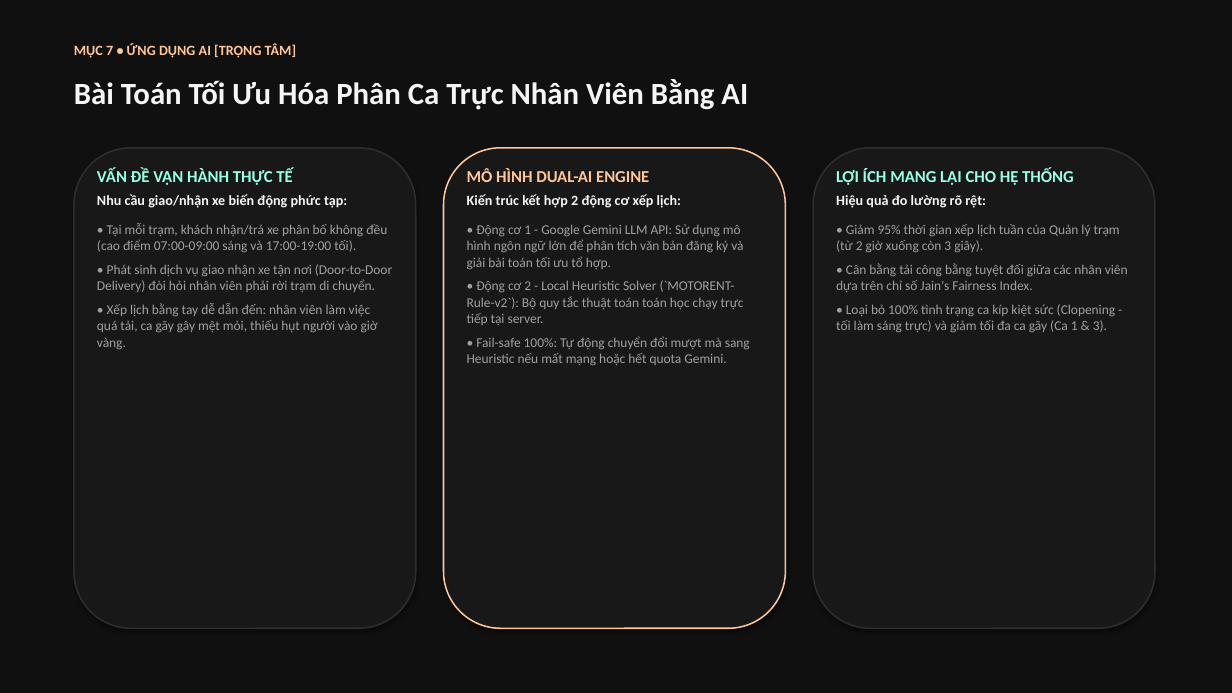
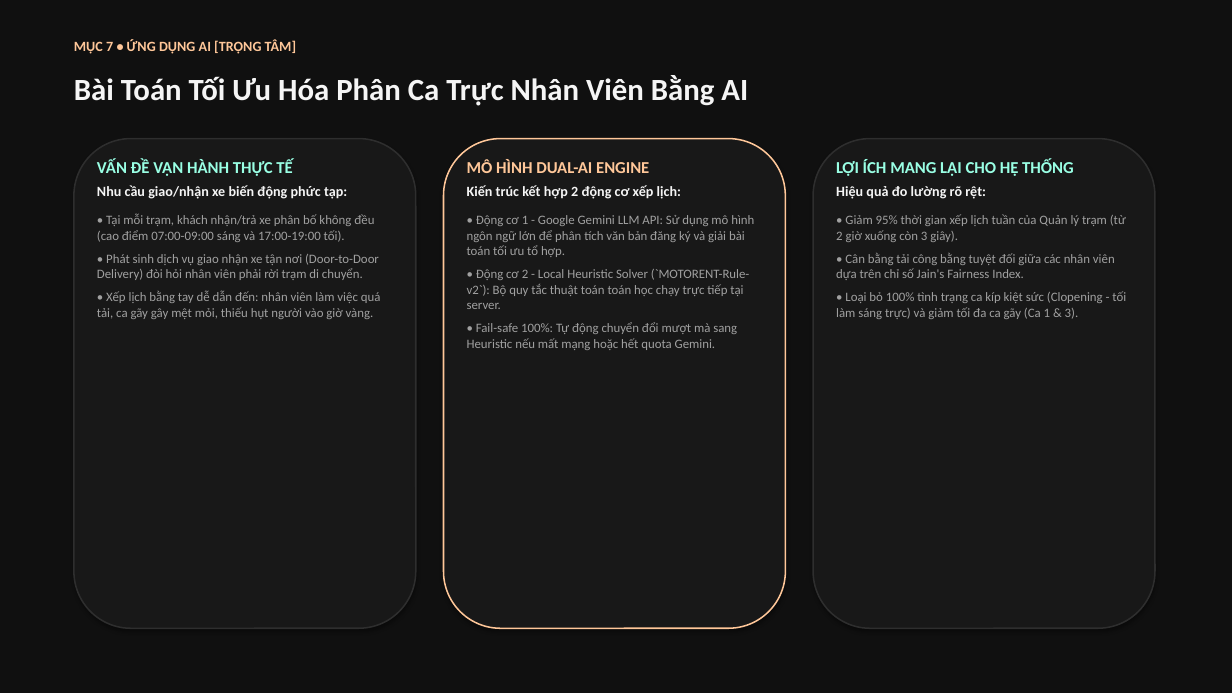
Before and after one commit to Hoang-124/Motorent, a slide deck: slide 10 of docs/MOTORENT_SWP391_Slide_Trinh_Bay.pptx. Drawn at 1232x693 pixels with LibreOffice and Linux fonts; fonts in the diff are those of the drawing. Boxes give left, top, right and bottom in pixels: in the first picture for what was removed or moved away, otherwise in the second. Text is boxed around its words. In the diff, an @@ line names an element or a change of style, - is before the commit and + after.

```diff
--- a/docs/MOTORENT_SWP391_Slide_Trinh_Bay.pptx
+++ b/docs/MOTORENT_SWP391_Slide_Trinh_Bay.pptx
@@ text "MỤC 7 • ỨNG DỤNG ...": place and size @@
-text "MỤC 7 • ỨNG DỤNG ..." at bbox=[74, 43, 296, 58]
+text "MỤC 7 • ỨNG DỤNG ..." at bbox=[74, 39, 296, 54]
@@ text "Bài Toán Tối Ưu Hóa ...": place and size @@
-text "Bài Toán Tối Ưu Hóa ..." at bbox=[74, 79, 748, 110]
+text "Bài Toán Tối Ưu Hóa ..." at bbox=[74, 75, 748, 106]
@@ rounded rectangle: place and size @@
-rounded rectangle at bbox=[74, 148, 416, 628]
+rounded rectangle at bbox=[74, 139, 416, 628]
@@ rounded rectangle: place and size @@
-rounded rectangle at bbox=[444, 148, 786, 628]
+rounded rectangle at bbox=[444, 139, 786, 628]
@@ rounded rectangle: place and size @@
-rounded rectangle at bbox=[813, 148, 1155, 628]
+rounded rectangle at bbox=[813, 139, 1155, 628]
@@ text "VẤN ĐỀ VẬN HÀNH THỰC ...": place and size @@
-text "VẤN ĐỀ VẬN HÀNH THỰC ..." at bbox=[97, 169, 392, 349]
+text "VẤN ĐỀ VẬN HÀNH THỰC ..." at bbox=[97, 160, 381, 319]
@@ text "MÔ HÌNH DUAL-AI ENGINE": place and size @@
-text "MÔ HÌNH DUAL-AI ENGINE" at bbox=[467, 169, 750, 365]
+text "MÔ HÌNH DUAL-AI ENGINE" at bbox=[467, 160, 754, 350]
@@ text "LỢI ÍCH MANG LẠI CHO ...": place and size @@
-text "LỢI ÍCH MANG LẠI CHO ..." at bbox=[836, 169, 1128, 332]
+text "LỢI ÍCH MANG LẠI CHO ..." at bbox=[836, 160, 1126, 319]
@@ text at bbox=[97, 214, 381, 319]: size 10.5 to 10 pt in "• Tại mỗi trạm, khách nhận/trả xe ...", "• Phát sinh dịch vụ giao nhận ...", "• Xếp lịch bằng tay dễ dẫn ..." @@
@@ text at bbox=[467, 215, 754, 350]: size 10.5 to 10 pt in "• Động cơ 1 - Google Gemini ...", "• Động cơ 2 - Local Heuristic ...", "• Fail-safe 100%: Tự động chuyển đổi ..." @@
@@ text at bbox=[836, 214, 1126, 319]: size 10.5 to 10 pt in "• Giảm 95% thời gian xếp lịch ...", "• Cân bằng tải công bằng tuyệt ...", "• Loại bỏ 100% tình trạng ca ..." @@
```
Also in this commit, not shown: 11 other slides changed, 1 slide added, 1 slide removed, 12 other files.
